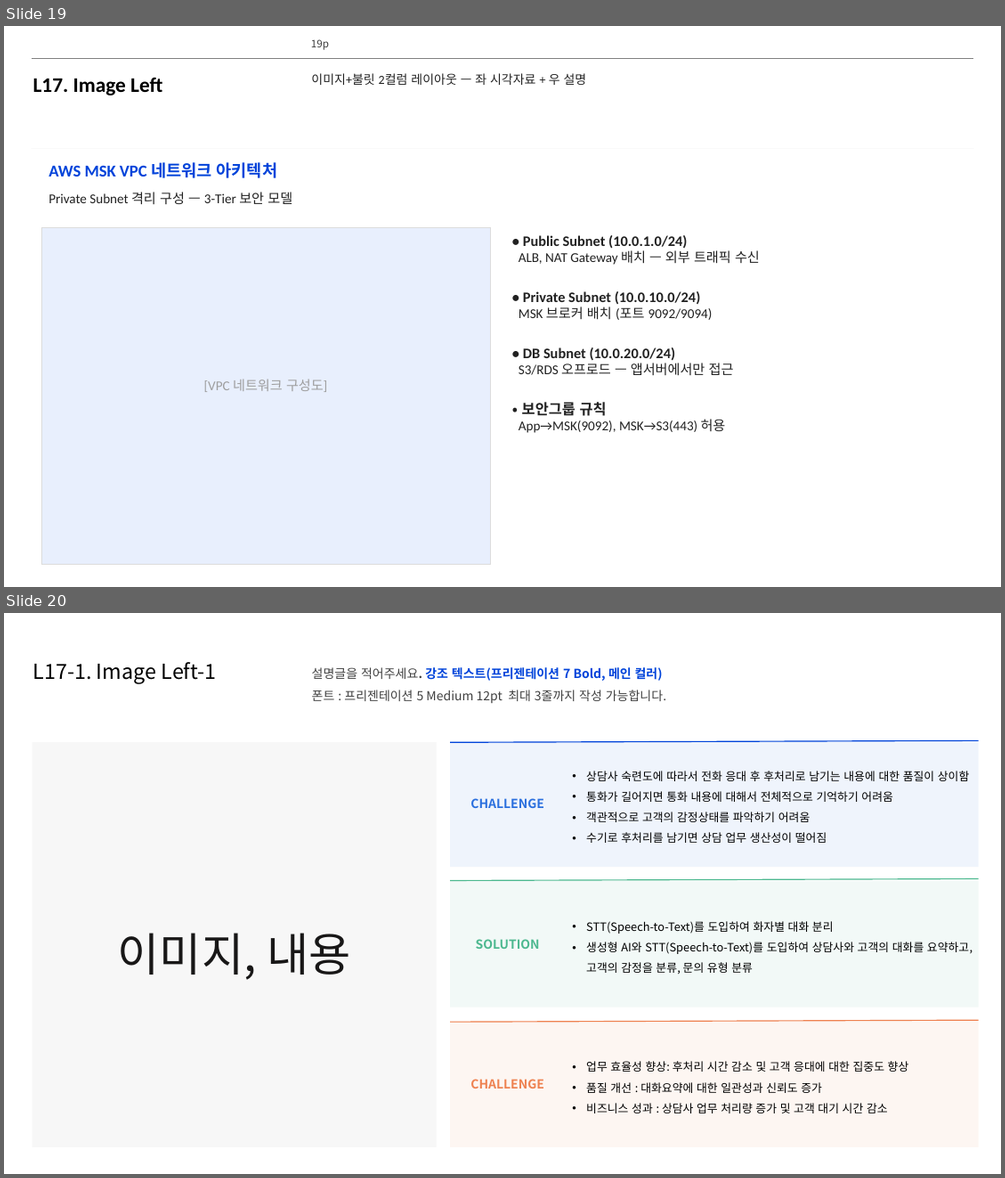
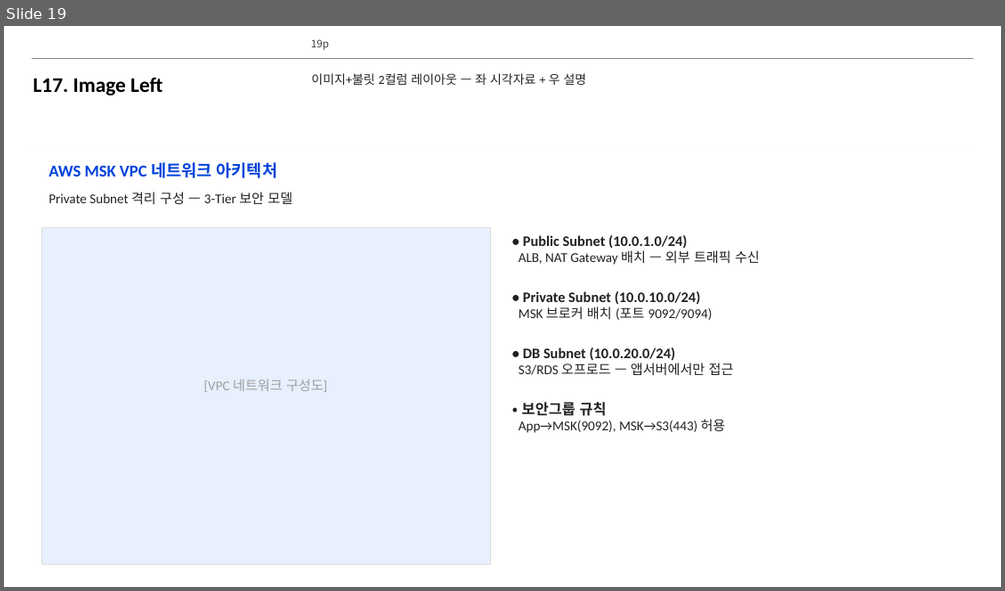
Before and after one commit to lhs6395-hslee/project-steer, a slide deck: results/pptx/AWS_MSK_Expert_Intro.pptx. Shown one above the other, each under a label of ours: slides 19 and 20 before the commit, slide 19 after it. The pictures are 1005x1178 and 1005x591 pixels, drawn with LibreOffice and Linux fonts; fonts in the diff are those of the drawing; background and template pictures are left out. Boxes give left, top, right and bottom in pixels: in the first picture for what was removed or moved away, otherwise in the second. Text is boxed around its words. In the diff, an @@ line names an element or a change of style, - is before the commit and + after.

```diff
--- a/results/pptx/AWS_MSK_Expert_Intro.pptx
+++ b/results/pptx/AWS_MSK_Expert_Intro.pptx
@@ slide 20 removed at [4, 613, 1001, 1174], background #FFFFFF @@
@@ text removed at [33, 662, 217, 684] @@
-L17-1. Image Left-1
@@ text removed at [312, 667, 666, 703] @@
-설명글을 적어주세요. 강조 텍스트(프리젠테이션 7 Bold, 메인 컬러)
-폰트 : 프리젠테이션 5 Medium 12pt 최대 3줄까지 작성 가능합니다.
@@ rectangle removed at [32, 742, 437, 1147] @@
-이미지, 내용
@@ rectangle removed at [451, 741, 979, 868] @@
@@ line removed from (451, 742) to (979, 741) @@
@@ text removed at [586, 771, 969, 843] @@
-• 상담사 숙련도에 따라서 전화 응대 후 후처리로 남기는 내용에 대한 품질이 상이함
-• 통화가 길어지면 통화 내용에 대해서 전체적으로 기억하기 어려움
-• 객관적으로 고객의 감정상태를 파악하기 어려움
-• 수기로 후처리를 남기면 상담 업무 생산성이 떨어짐
@@ text removed at [470, 798, 544, 808] @@
-CHALLENGE
@@ line removed from (451, 881) to (979, 878) @@
@@ rectangle removed at [451, 881, 979, 1007] @@
@@ text removed at [586, 921, 972, 974] @@
-• STT(Speech-to-Text)를 도입하여 화자별 대화 분리
-• 생성형 AI와 STT(Speech-to-Text)를 도입하여 상담사와 고객의 대화를 요약하고,
-  고객의 감정을 분류, 문의 유형 분류
@@ text removed at [476, 939, 540, 949] @@
-SOLUTION
@@ rectangle removed at [451, 1021, 979, 1147] @@
@@ line removed from (451, 1022) to (979, 1020) @@
@@ text removed at [586, 1061, 909, 1113] @@
-• 업무 효율성 향상: 후처리 시간 감소 및 고객 응대에 대한 집중도 향상
-• 품질 개선 : 대화요약에 대한 일관성과 신뢰도 증가
-• 비즈니스 성과 : 상담사 업무 처리량 증가 및 고객 대기 시간 감소
@@ text removed at [470, 1078, 544, 1088] @@
-CHALLENGE
```
Also in this commit, not shown: 1 slide added.
